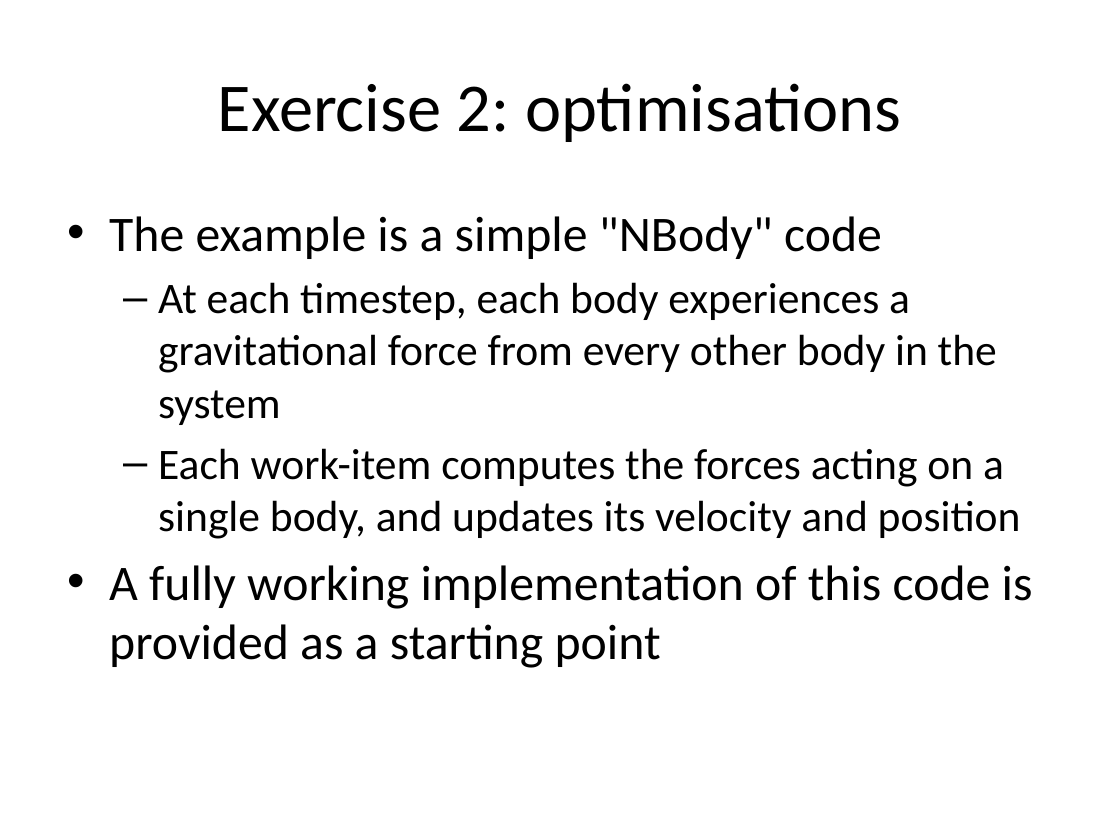
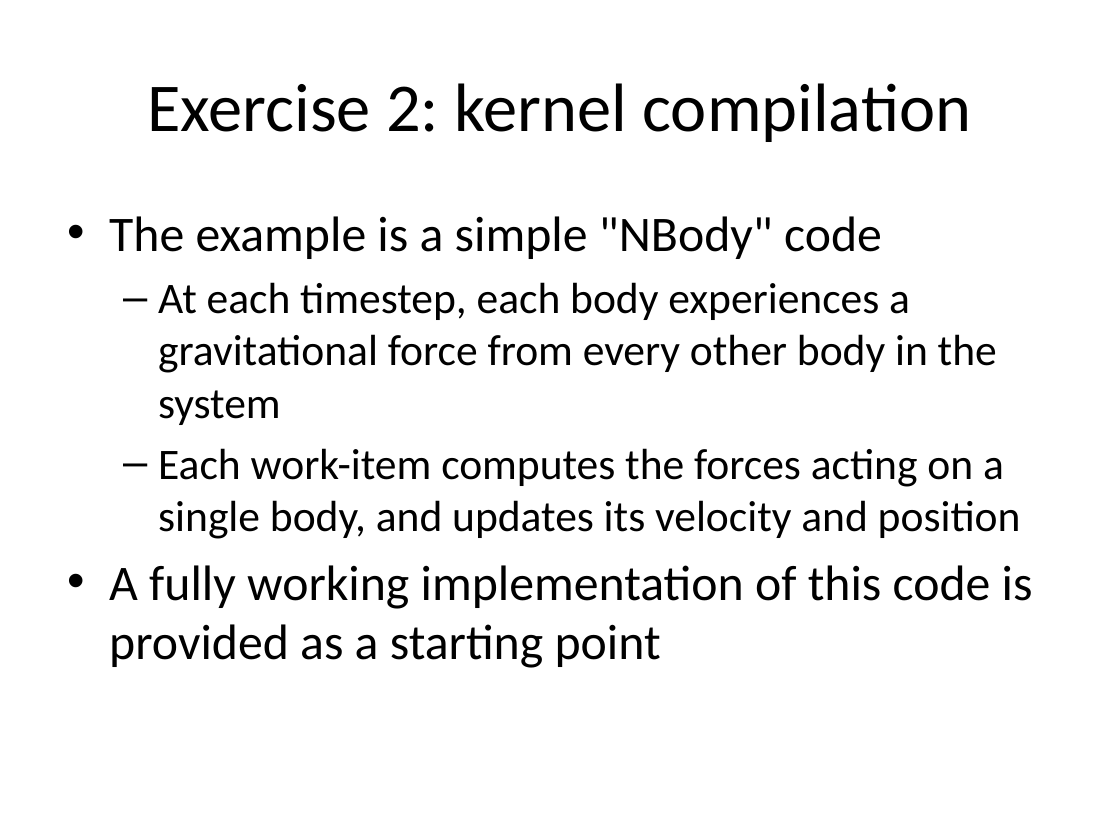
Before and after one commit to UoB-HPC/opencl-training-code, a slide deck: slide 21 of slides/advanced_part2.pptx. Drawn at 1120x840 pixels with LibreOffice and Linux fonts; fonts in the diff are those of the drawing. Boxes give left, top, right and bottom in pixels: in the first picture for what was removed or moved away, otherwise in the second. Text is boxed around its words. In the diff, an @@ line names an element or a change of style, - is before the commit and + after.

```diff
--- a/slides/advanced_part2.pptx
+++ b/slides/advanced_part2.pptx
@@ title at (147,83,972,142): text changed @@
-Exercise 2: optimisations
+Exercise 2: kernel compilation
```
Also in this commit, not shown: 2 other slides changed.
